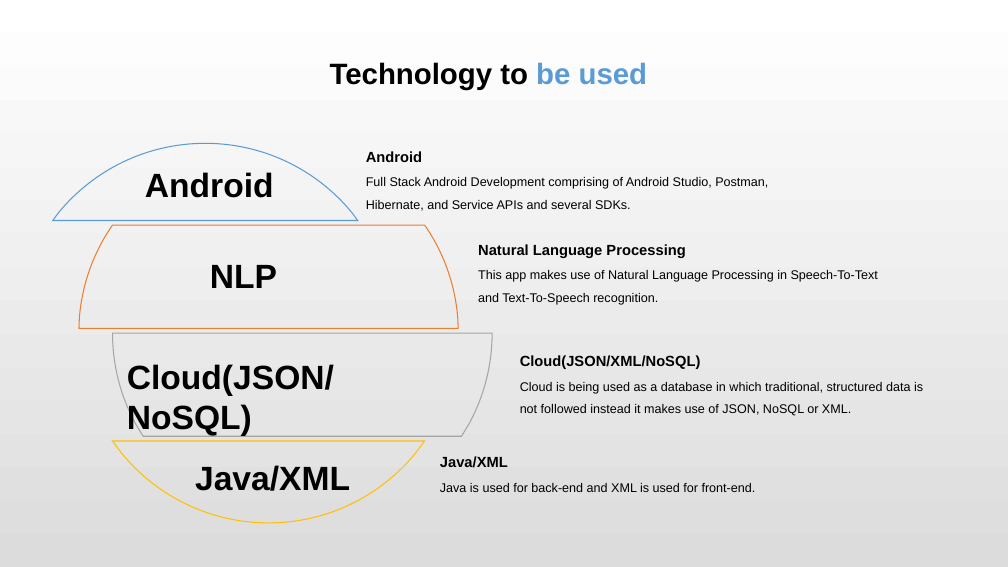
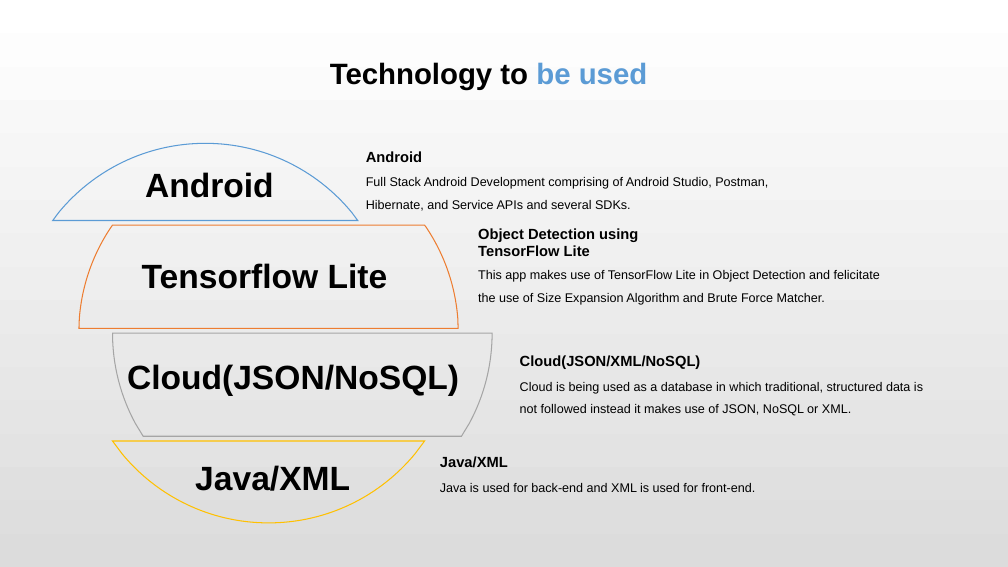
Before and after one commit to Durgnan/Final_Year_Project, a slide deck: slide 11 of Phase PPT/Durgesh Nandan/0th Phase/SakshamPPT.pptx. Drawn at 1008x567 pixels with LibreOffice and Linux fonts; fonts in the diff are those of the drawing. Boxes give left, top, right and bottom in pixels: in the first picture for what was removed or moved away, otherwise in the second. Text is boxed around its words. In the diff, an @@ line names an element or a change of style, - is before the commit and + after.

```diff
--- a/Phase PPT/Durgesh Nandan/0th Phase/SakshamPPT.pptx
+++ b/Phase PPT/Durgesh Nandan/0th Phase/SakshamPPT.pptx
@@ text added at [478,228,638,256], 14 pt, text #000000, bold @@
+Object Detection using TensorFlow Lite
@@ text added at [142,263,388,289], 32 pt, text #000000, bold @@
+Tensorflow Lite
@@ text removed at [210,265,277,288] @@
-NLP
@@ text removed at [478,244,685,258] @@
-Natural Language Processing
@@ text at [478,270,880,305]: text changed @@
-This app makes use of Natural Language Processing in Speech-To-Text and Text-To-Speech recognition.
+This app makes use of TensorFlow Lite in Object Detection and felicitate the use of Size Expansion Algorithm and Brute Force Matcher.
@@ text "Cloud(JSON/NoSQL)" rewrapped from [127,364,334,436] to [127,364,459,396] @@
```
Also in this commit, not shown: 10 other slides changed, 2 slides added, 2 slides removed, 1 other file.
